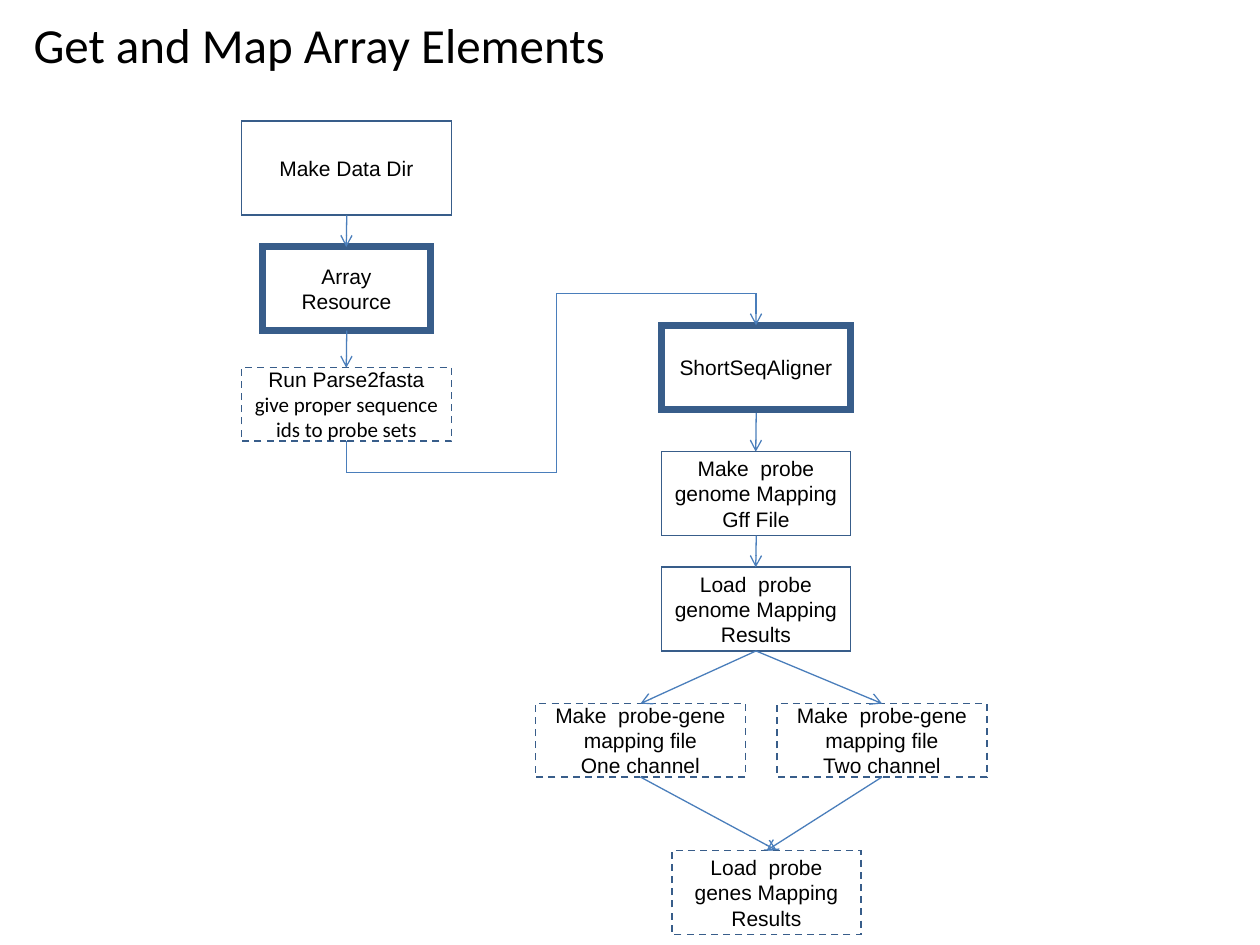
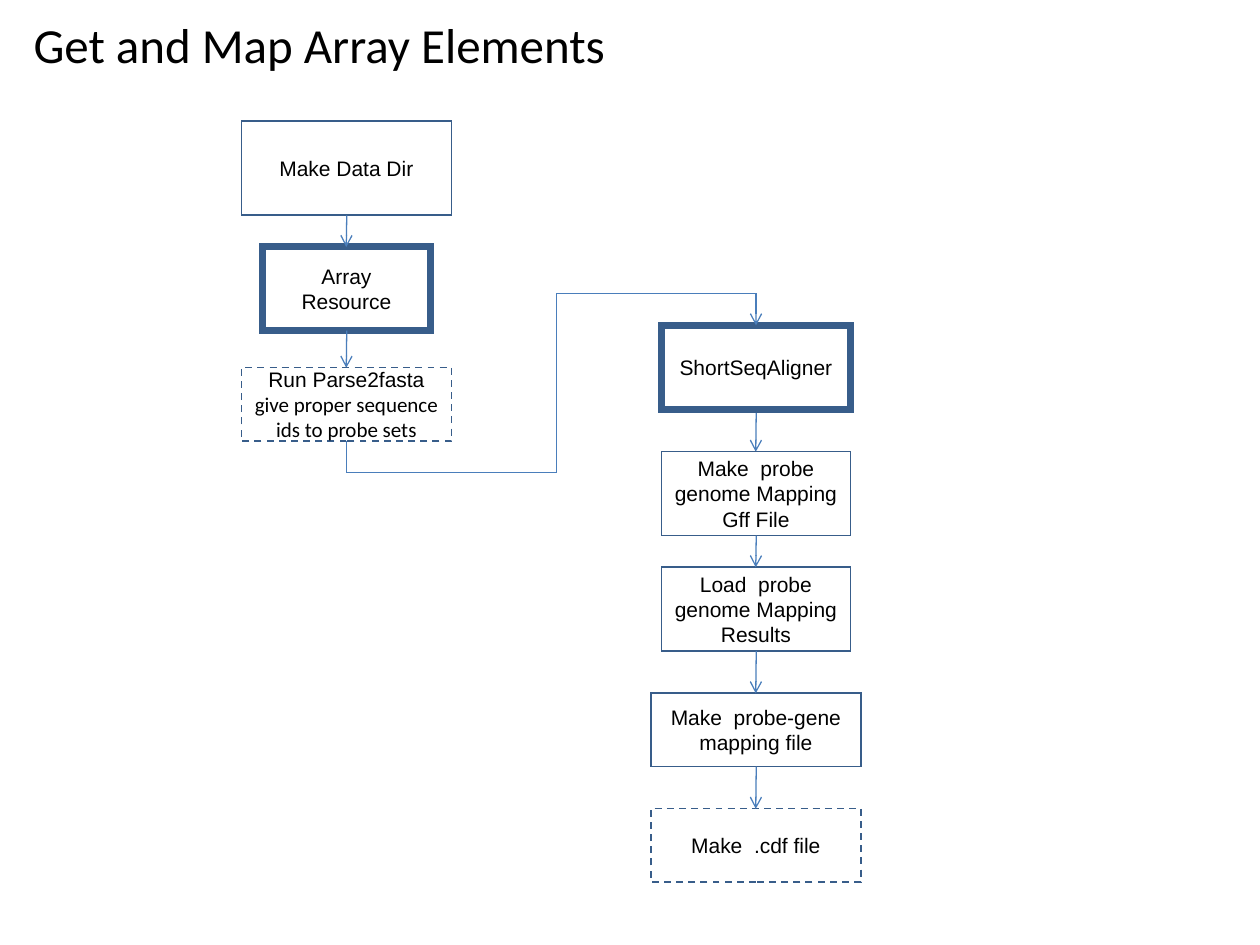
Before and after one commit to VEuPathDB/ApiCommonWorkflow, a slide deck: slide 51 of Main/doc/IntegratedWorkflow.ppt. Drawn at 1260x945 pixels with LibreOffice and Linux fonts; fonts in the diff are those of the drawing. Boxes give left, top, right and bottom in pixels: in the first picture for what was removed or moved away, otherwise in the second. Text is boxed around its words. In the diff, an @@ line names an element or a change of style, - is before the commit and + after.

Commit message:
adjust getAndMapProbes

```diff
--- a/Main/doc/IntegratedWorkflow.ppt
+++ b/Main/doc/IntegratedWorkflow.ppt
@@ arrow moved from (756, 651) - (640, 703) to (756, 651) - (756, 693) @@
@@ arrow removed from (756, 651) to (882, 703) @@
@@ rectangle "Make probe-gene mapping file": place and size @@
-rectangle "Make probe-gene mapping file" at <box>536,703,746,776</box>
+rectangle "Make probe-gene mapping file" at <box>651,693,862,766</box>
@@ rectangle "Make probe-gene mapping file" at <box>651,693,862,766</box>: outline #385D8A 0.99 pt dashed to #385D8A 0.99 pt @@
@@ rectangle removed at <box>777,703,988,776</box> @@
-Make probe-gene mapping file
-Two channel
@@ text in rectangle at <box>581,757,699,778</box>: paragraph removed @@
-One channel
@@ arrow moved from (640, 777) - (777, 850) to (756, 766) - (756, 809) @@
@@ arrow removed from (882, 777) to (766, 850) @@
@@ rectangle added at <box>651,809,862,882</box>, outline #385D8A 0.99 pt dashed, 12 pt, text #000000 @@
+Make .cdf file
@@ rectangle removed at <box>672,850,861,935</box> @@
-Load probe genes Mapping Results
```
